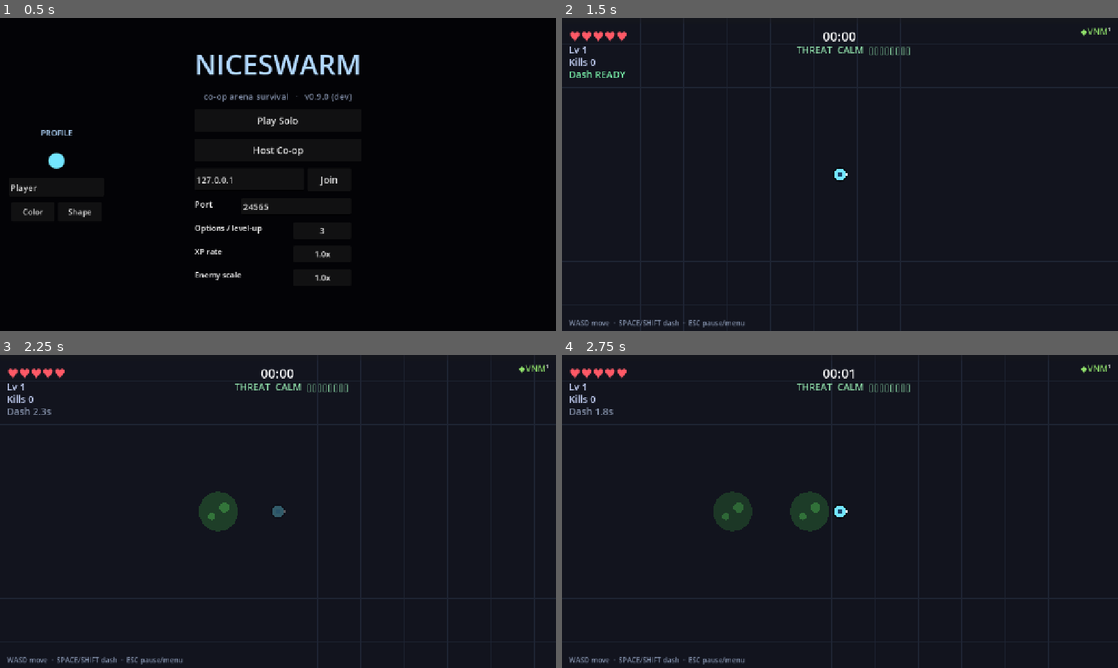
Above: before the commit, frames 1-4 (two rows, left to right).
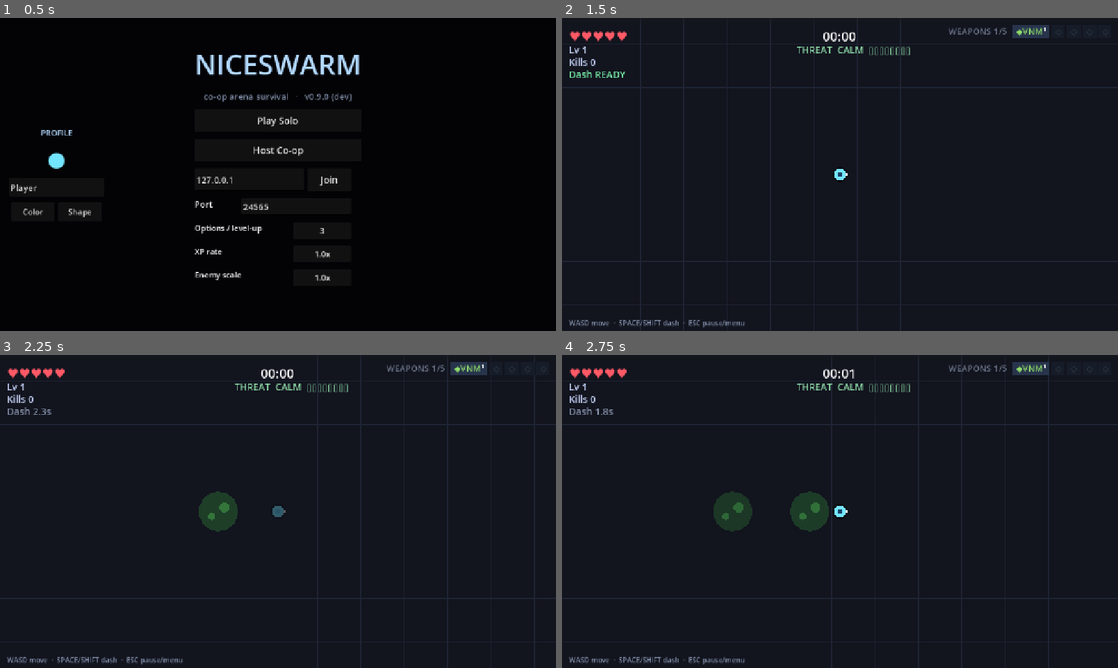
Above: after the commit, the same moments.

Repository: ICQCQ/NiceSwarm
Game: Godot game, scene res://scenes/main.tscn
Two runs of this game, one before a commit and one after it. Both use one fixed random seed, a clock stepped at 60 frames per second and the inputs below.
Inputs:
- Up to frame 1 (0.5 s): no input
- Up to frame 2 (1.5 s): click "Play Solo" at 0.5 s; click "1. Venom Trail" at 1.25 s
- Up to frame 3 (2.25 s): tap Enter at 2 s; hold D from 2.03 s (still down); hold Shift from 2.03 s (still down)
- Up to frame 4 (2.75 s): keep holding D; keep holding Shift; tap Space at 2.27 s

Frame 1 is identical in both runs. In frame 2, 0.5% of the frame differs, in the area x 69-99%, y 2-7%; in frame 3, 0.5%; in frame 4, 0.5%.

Commit message:
feat: top-right build panel — slot highlight, 5-slot hint, stats row, weapon hover tooltip
- Weapon slots: each owned weapon is a highlighted badge pill; remaining slots show
  dim ◇ up to MAX_WEAPONS, with a "WEAPONS n/5" count that turns amber "FULL" at the
  cap — the 5-slot limit now reads at a glance.
- Stats row: current stat upgrades shown directly under the slots as color-coded
  icon×level badges (replaces the old bottom-left drawn stat-icon strip).
- Hover tooltip: hovering a weapon slot shows that weapon's current stats — effective
  DMG + cadence from WeaponConfig.BASE × level × Power/Haste, plus its upgrade hint;
  fusions show a qualitative line. Refreshes live while hovered.

Diff:
--- a/scripts/main.gd
+++ b/scripts/main.gd
@@ -215,8 +215,10 @@
 var threat_label: Label
 var allies_label: Label
 var weapons_label: RichTextLabel
+var stats_label: RichTextLabel    # current stat upgrades, shown under the weapon slots
+var weapon_tip: RichTextLabel     # hover tooltip: the hovered weapon slot's current stats
+var _tip_weapon_id := ""          # weapon_id currently shown in weapon_tip (refreshed while hovered)
 var hint_label: Label
-var stat_icons: Control          # bottom-left strip of stat-level icon badges
 var xp_bar: ProgressBar
 var arrows: Control
 var hud_root: Control
@@ -2459,7 +2461,6 @@
 	kills_label.text = "Kills %d" % kills
 	xp_bar.value = float(xp) / float(maxi(_current_needed(), 1)) * 100.0
 	arrows.queue_redraw()
-	stat_icons.queue_redraw()
 	if _banner_t > 0.0 and banner_label != null:
 		_banner_t -= get_process_delta_time()
 		var since := BANNER_LIFE - _banner_t
@@ -2501,10 +2502,27 @@
 	else:
 		dash_label.text = "Dash %.1fs" % me.dash_timer
 		dash_label.add_theme_color_override("font_color", Color(0.55, 0.6, 0.7))
+	# Skill slots: each owned weapon is a highlighted, hover-able badge; remaining slots
+	# are dim ◇ up to MAX_WEAPONS, with an n/5 count (amber FULL at the cap) — so the
+	# 5-slot limit reads at a glance. Hover a slot for that weapon's current stats.
 	var wparts := []
 	for w in me.weapons:
-		wparts.append(_weapon_badge(w))
-	weapons_label.text = "[right]" + "  ".join(wparts) + "[/right]"
+		wparts.append("[url=%s][bgcolor=#27344c] %s [/bgcolor][/url]" % [w.weapon_id, _weapon_badge(w)])
+	for _k in range(me.weapons.size(), MAX_WEAPONS):
+		wparts.append("[bgcolor=#161c28][color=#39414f] ◇ [/color][/bgcolor]")
+	var w_full: bool = me.weapons.size() >= MAX_WEAPONS
+	var w_cnt := "WEAPONS %d/%d%s" % [me.weapons.size(), MAX_WEAPONS, "  FULL" if w_full else ""]
+	weapons_label.text = "[right][color=#%s]%s[/color]   %s[/right]" \
+		% ["ff9a55" if w_full else "6b7488", w_cnt, "  ".join(wparts)]
+	# Current stat upgrades, directly under the weapon slots.
+	var sparts := []
+	for sid in STAT_INFO:
+		var slvl := int(me.stat_levels.get(sid, 0))
+		if slvl > 0:
+			sparts.append(_stat_badge(STAT_INFO[sid], slvl))
+	stats_label.text = ("[right][color=#6b7488]STATS[/color]   %s[/right]" % "  ".join(sparts)) if not sparts.is_empty() else ""
+	if weapon_tip.visible and _tip_weapon_id != "":
+		weapon_tip.text = _weapon_tip_text(_tip_weapon_id)  # keep stats live while hovered
 	var lines := []
 	for pid in peer_ids:
 		if pid == local_id:
@@ -2548,35 +2566,47 @@
 			PackedColorArray([col]))
 
 
-## Bottom-left strip: one badge per stat the local player has leveled, showing the
-## stat's icon glyph + how many times it was picked. Asset-free (drawn shapes; the
-## only glyphs are ♥/» which the default font renders).
-func _draw_stat_icons() -> void:
-	if not playing:
-		return
+## BBCode badge for one leveled stat (shown in the top-right stats row): the stat's
+## color-coded icon glyph + how many times it's been picked.
+func _stat_badge(info: Dictionary, lvl: int) -> String:
+	return "[color=#%s]%s[/color]×%d" % [info.color.to_html(false), info.icon, lvl]
+
+
+## A weapon slot was hovered: remember which weapon and show its current-stats tooltip.
+## _update_hud refreshes the text each frame so the numbers stay live while hovered.
+func _on_weapon_hover(meta) -> void:
+	_tip_weapon_id = str(meta)
+	weapon_tip.text = _weapon_tip_text(_tip_weapon_id)
+	weapon_tip.visible = _tip_weapon_id != ""
+
+
+func _on_weapon_unhover(_meta) -> void:
+	_tip_weapon_id = ""
+	weapon_tip.visible = false
+
+
+## Current effective stats of one owned weapon, for the hover tooltip. Effective damage
+## and cadence come from WeaponConfig.BASE scaled by level + the local player's Power/Haste
+## (cd = recurring cooldown/tick/re-hit per BASE's contract). Fusions have no BASE row, so
+## they show a qualitative line instead of fabricated numbers.
+func _weapon_tip_text(id: String) -> String:
 	var me: Player = players.get(local_id)
 	if me == null:
-		return
-	var font := ThemeDB.fallback_font
-	const BW := 38.0   # badge width
-	const BH := 30.0   # badge height
-	const GAP := 6.0
-	var x := 16.0
-	var y := stat_icons.get_viewport_rect().size.y - 72.0  # sit just above the hint line
-	for sid in STAT_INFO:
-		var lvl := int(me.stat_levels.get(sid, 0))
-		if lvl <= 0:
-			continue
-		var info: Dictionary = STAT_INFO[sid]
-		var col: Color = info.color
-		var rect := Rect2(x, y, BW, BH)
-		stat_icons.draw_rect(rect, Color(col.r, col.g, col.b, 0.20))   # translucent fill
-		stat_icons.draw_rect(rect, col, false, 2.0)                    # colored border
-		stat_icons.draw_string(font, Vector2(x + 7.0, y + 21.0), info.icon,
-			HORIZONTAL_ALIGNMENT_LEFT, -1, 19, col)                   # stat glyph
-		stat_icons.draw_string(font, Vector2(x + BW - 13.0, y + 12.0), "%d" % lvl,
-			HORIZONTAL_ALIGNMENT_LEFT, -1, 12, Color(0.95, 0.97, 1.0))  # level count
-		x += BW + GAP
+		return ""
+	var w = me.get_weapon(id)
+	if w == null:
+		return ""
+	var lines := ["[color=#cdd6e6]%s[/color]  [color=#9aa4b8]Lv %d[/color]" % [w.display_name, w.level]]
+	if WeaponConfig.BASE.has(id):
+		var b: Dictionary = WeaponConfig.BASE[id]
+		var dmg: float = b.dmg * (1.0 + b.growth * (w.level - 1)) * me.damage_mult
+		var cd: float = b.cd * me.rate_mult
+		lines.append("[color=#ff9a8a]DMG %.1f[/color]   [color=#9fd0ff]every %.2fs[/color]" % [dmg, cd])
+	else:
+		lines.append("[color=#ffd479]fusion[/color] [color=#9aa4b8]— scales with your stats[/color]")
+	if WEAPON_INFO.has(id):
+		lines.append("[color=#7e8aa0]%s[/color]" % WEAPON_INFO[id].level)
+	return "[right]" + "\n".join(lines) + "[/right]"
 
 
 # --- UI construction --------------------------------------------------------------
@@ -2607,14 +2637,45 @@
 	weapons_label.bbcode_enabled = true
 	weapons_label.scroll_active = false
 	weapons_label.autowrap_mode = TextServer.AUTOWRAP_OFF
-	weapons_label.mouse_filter = Control.MOUSE_FILTER_IGNORE
+	weapons_label.mouse_filter = Control.MOUSE_FILTER_PASS  # PASS so [url] slot hover fires
+	weapons_label.meta_underlined = false
 	weapons_label.set_anchors_preset(Control.PRESET_TOP_RIGHT)
 	weapons_label.offset_left = -600.0
 	weapons_label.offset_right = -16.0
 	weapons_label.offset_top = 16.0
 	weapons_label.offset_bottom = 78.0
 	weapons_label.add_theme_font_size_override("normal_font_size", 20)
+	weapons_label.meta_hover_started.connect(_on_weapon_hover)
+	weapons_label.meta_hover_ended.connect(_on_weapon_unhover)
 	hud_root.add_child(weapons_label)
+
+	stats_label = RichTextLabel.new()
+	stats_label.bbcode_enabled = true
+	stats_label.scroll_active = false
+	stats_label.autowrap_mode = TextServer.AUTOWRAP_OFF
+	stats_label.mouse_filter = Control.MOUSE_FILTER_IGNORE
+	stats_label.set_anchors_preset(Control.PRESET_TOP_RIGHT)
+	stats_label.offset_left = -600.0
+	stats_label.offset_right = -16.0
+	stats_label.offset_top = 80.0
+	stats_label.offset_bottom = 116.0
+	stats_label.add_theme_font_size_override("normal_font_size", 18)
+	hud_root.add_child(stats_label)
+
+	weapon_tip = RichTextLabel.new()
+	weapon_tip.bbcode_enabled = true
+	weapon_tip.scroll_active = false
+	weapon_tip.fit_content = true
+	weapon_tip.autowrap_mode = TextServer.AUTOWRAP_OFF
+	weapon_tip.mouse_filter = Control.MOUSE_FILTER_IGNORE
+	weapon_tip.set_anchors_preset(Control.PRESET_TOP_RIGHT)
+	weapon_tip.offset_left = -600.0
+	weapon_tip.offset_right = -16.0
+	weapon_tip.offset_top = 120.0
+	weapon_tip.add_theme_font_size_override("normal_font_size", 16)
+	weapon_tip.visible = false
+	hud_root.add_child(weapon_tip)
+
 	hint_label = _make_label(Vector2(16, 690), 16, Color(0.5, 0.55, 0.65))
 	hint_label.text = HINT_COOP
 	banner_label = _make_label(Vector2.ZERO, 46, Color.WHITE)
@@ -2622,12 +2683,6 @@
 	banner_label.offset_top = 150.0
 	banner_label.horizontal_alignment = HORIZONTAL_ALIGNMENT_CENTER
 	banner_label.modulate.a = 0.0
-
-	stat_icons = Control.new()
-	stat_icons.set_anchors_preset(Control.PRESET_FULL_RECT)
-	stat_icons.mouse_filter = Control.MOUSE_FILTER_IGNORE
-	stat_icons.draw.connect(_draw_stat_icons)
-	hud_root.add_child(stat_icons)
 
 	arrows = Control.new()
 	arrows.set_anchors_preset(Control.PRESET_FULL_RECT)
